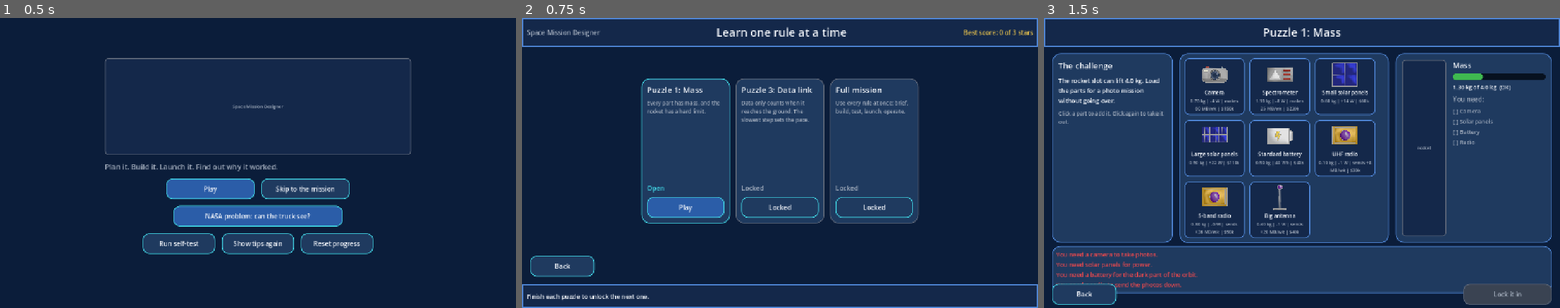
Above: before the commit, frames 1-3 (left to right).
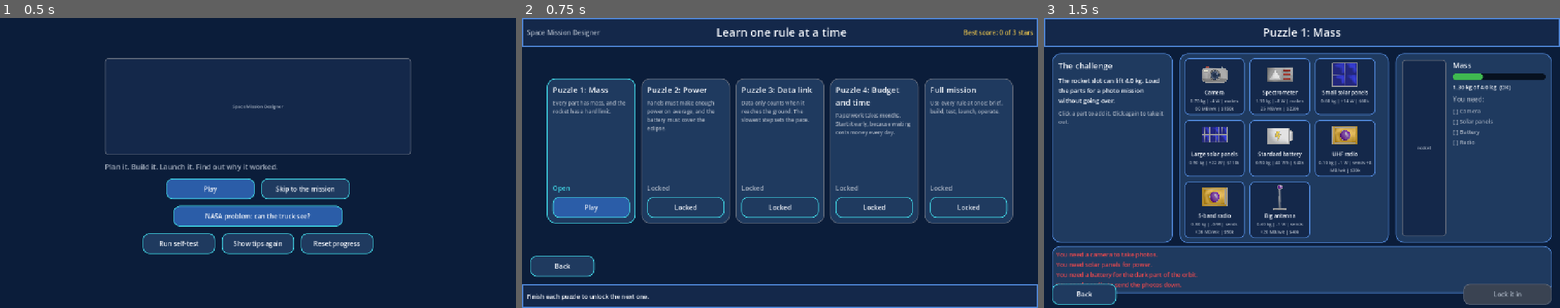
Above: after the commit, the same moments.

Repository: a77chand/apogeic
Game: Godot game, scene res://scenes/main.tscn
Two runs of this game, one before a commit and one after it. Both use one fixed random seed, a clock stepped at 60 frames per second and the inputs below.
Inputs:
- Up to frame 1 (0.5 s): no input
- Up to frame 2 (0.75 s): click "Play" at 0.5 s
- Up to frame 3 (1.5 s): click "Play" at 1.25 s

Frame 1 is identical in both runs. In frame 2, 20% of the frame differs, in the area x 4-96%, y 20-71%; in frame 3, nothing differs.

Commit message:
Put Puzzles 2 and 4 back on the ladder; fix Puzzle 4's hidden licence slider
Aadhav built Puzzles 2 and 4 and the chart screens. Tested against the spec's known
answers (12 passing power combinations, $360k and ready day 150, rushing never
passes) and they all match, so the ladder order is restored to all four puzzles.
The Puzzle 4 licence-start slider, the control the puzzle teaches with, was hidden
behind the message panel; the Gantt chart is now 138 px tall so every panel fits.

Diff:
--- a/data/puzzles.json
+++ b/data/puzzles.json
@@ -1,6 +1,6 @@
 {
   "_note": "ALL NUMBERS ARE PLACEHOLDERS for gameplay.",
-  "order": ["mass", "link"],
+  "order": ["mass", "power", "link", "time"],
   "mass": {"title": "Puzzle 1: Mass", "intro": "The rocket slot can lift 4.0 kg. Load the parts for a photo mission without going over.", "lesson": "Every part has mass, and the rocket has a hard limit.", "limit_kg": 4.0, "bus_kg": 1.3,
     "bin": ["camera_std", "spectrometer", "solar_small", "solar_large", "battery_std", "radio_uhf", "radio_sband", "antenna_big"],
     "needs": [{"category": "instrument", "data_type": "images", "missing": "You need a camera to take photos."}, {"cate …(285 unchanged characters)…
--- a/scripts/ui/gantt_chart.gd
+++ b/scripts/ui/gantt_chart.gd
@@ -16,7 +16,7 @@
 
 
 func _init() -> void:
-	custom_minimum_size = Vector2(612.0, 180.0)
+	custom_minimum_size = Vector2(612.0, 138.0)
 	mouse_filter = Control.MOUSE_FILTER_IGNORE
 
 
